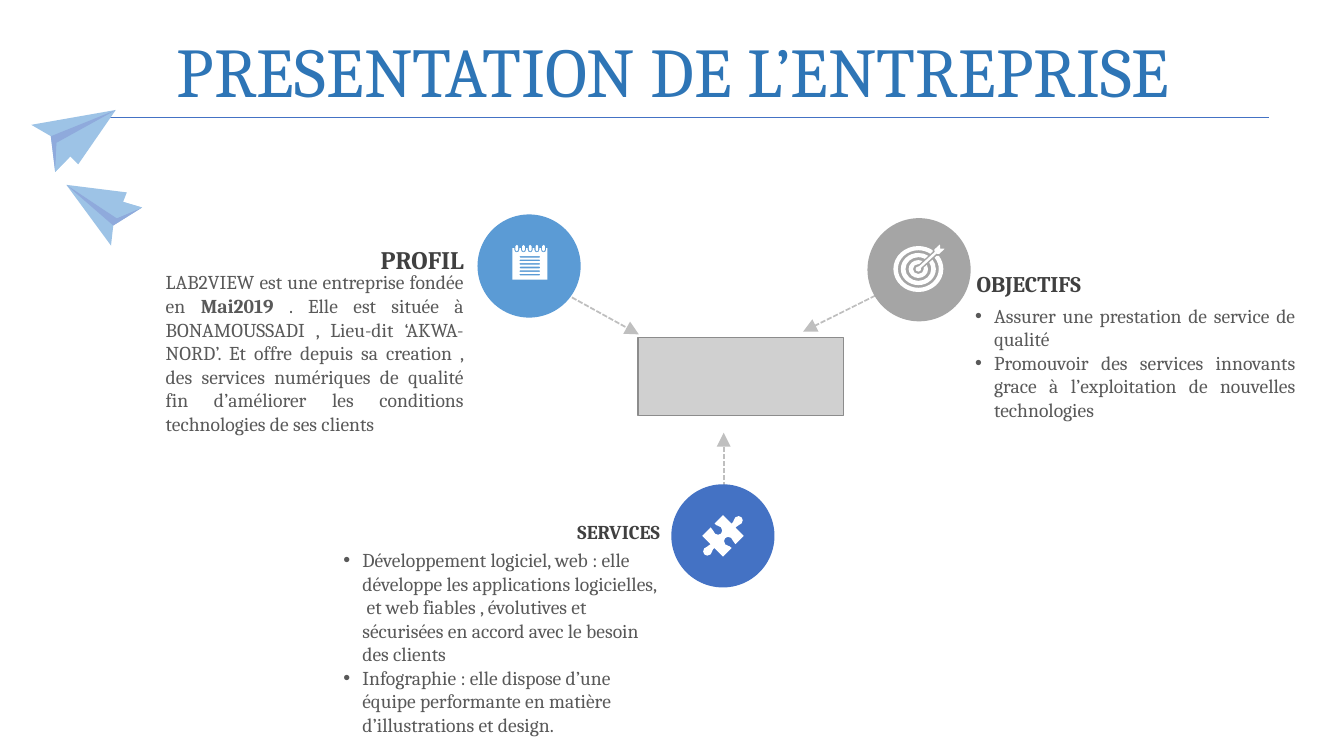
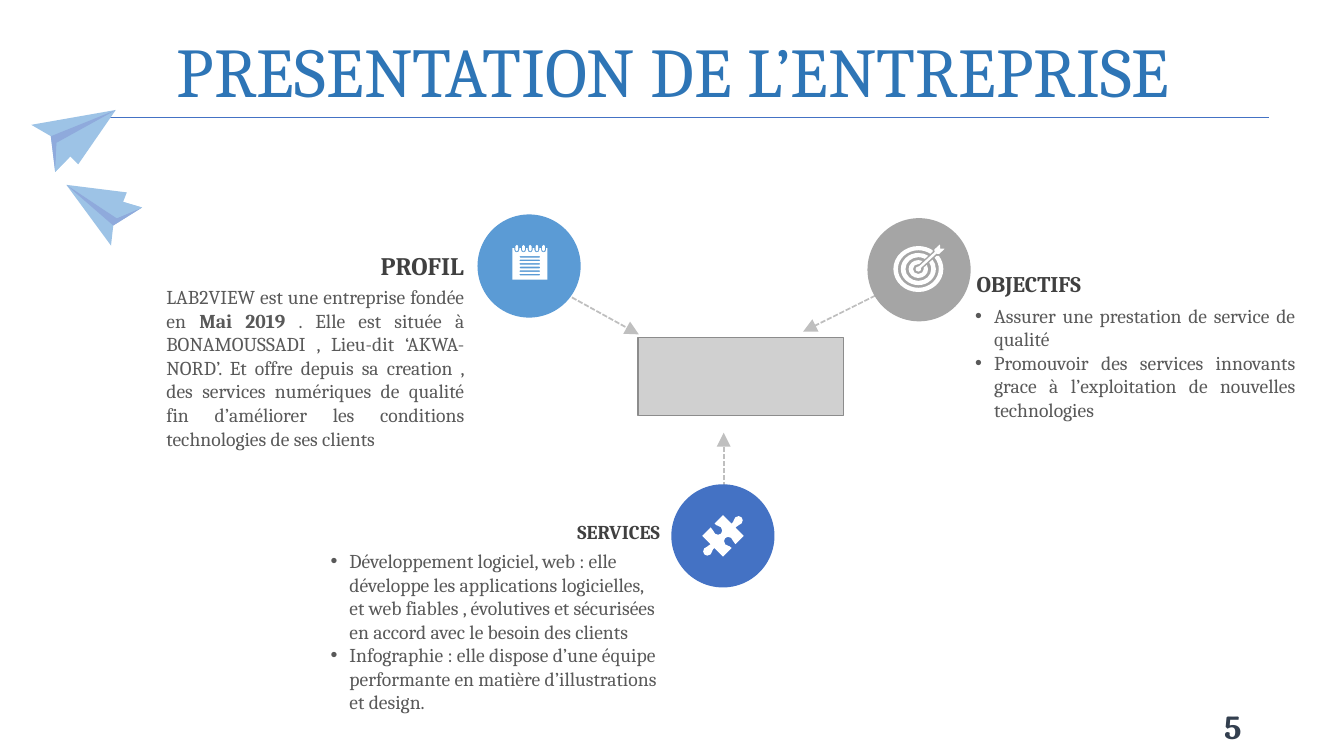
Before and after one commit to Claude127/stageX2, a slide deck: slide 5 of Presentation1.pptx. Drawn at 1344x756 pixels with LibreOffice and Linux fonts; fonts in the diff are those of the drawing; grey boxes stand for pictures. Boxes give left, top, right and bottom in pixels: in the first picture for what was removed or moved away, otherwise in the second. Text is boxed around its words. In the diff, an @@ line names an element or a change of style, - is before the commit and + after.

```diff
--- a/Presentation1.pptx
+++ b/Presentation1.pptx
@@ text "PROFIL": place and size @@
-text "PROFIL" at bbox=[381, 252, 464, 270]
+text "PROFIL" at bbox=[381, 258, 464, 276]
@@ text at bbox=[166, 290, 464, 450]: spaces changed @@
-LAB2VIEW est une entreprise fondée en Mai2019 . Elle est située à BONAMOUSSADI , Lieu-dit ‘AKWA-NORD’. Et offre depuis sa creation , des services numériques de qualité fin d’améliorer les conditions technologies de ses clients
+LAB2VIEW est une entreprise fondée en Mai 2019 . Elle est située à BONAMOUSSADI , Lieu-dit ‘AKWA-NORD’. Et offre depuis sa creation , des services numériques de qualité fin d’améliorer les conditions technologies de ses clients
@@ text "Développement logiciel, web : elle ..." rewrapped from bbox=[362, 553, 658, 737] to bbox=[349, 554, 657, 714] @@
@@ page number added at bbox=[1224, 716, 1241, 740], 24 pt, text #333F50, bold @@
+5
```
Also in this commit, not shown: 12 other slides changed, 3 slides added, 5 other files.
